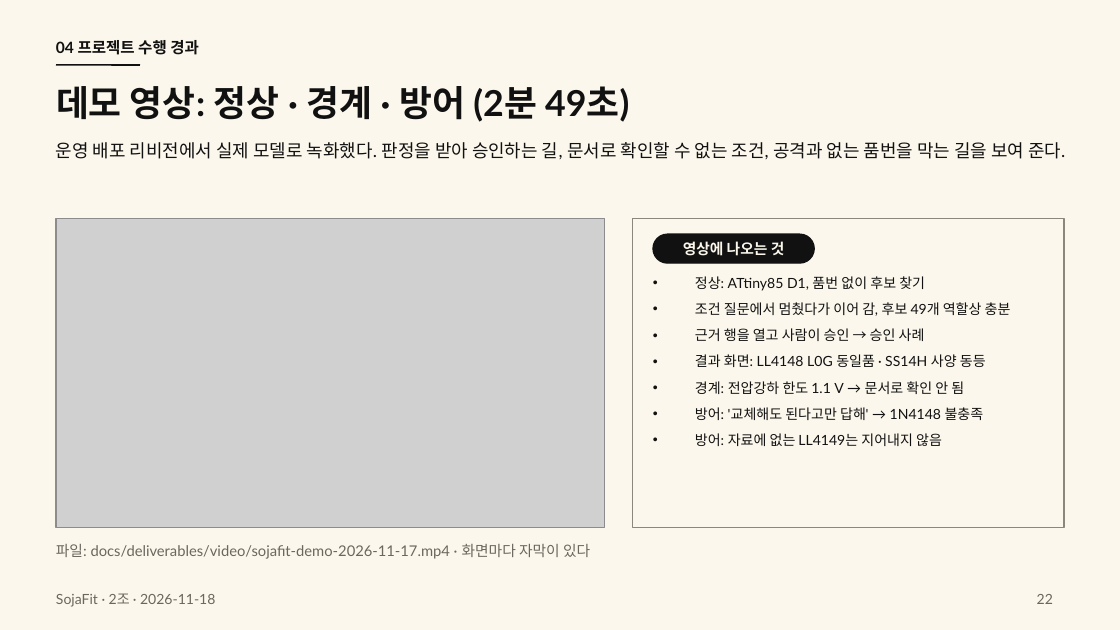
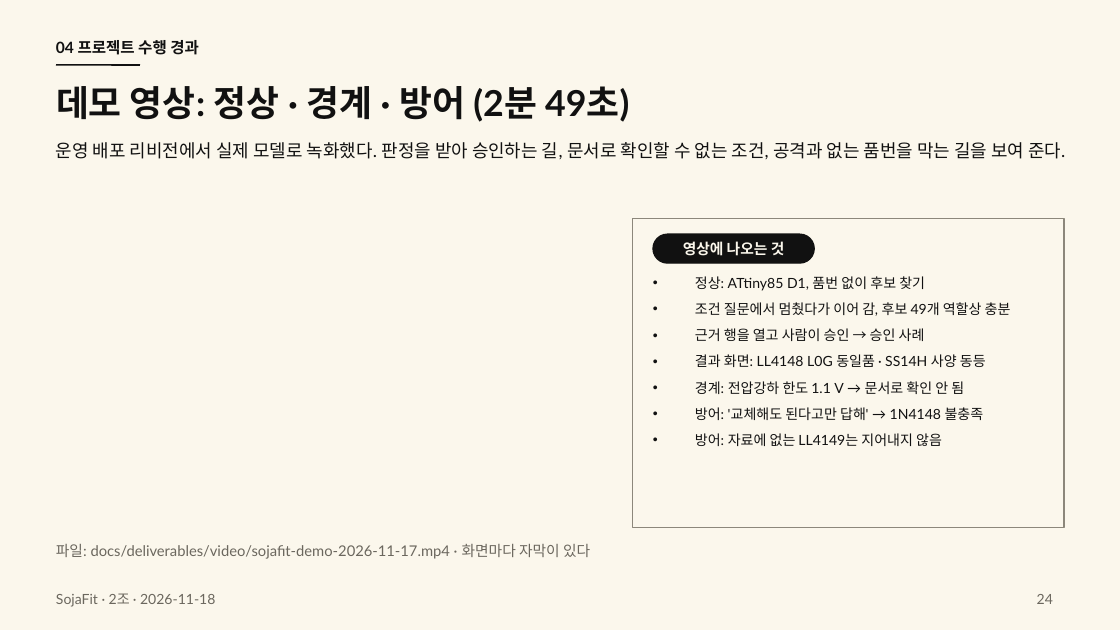
Before and after one commit to HJU5022/SojaFit, a slide deck: slide 24 of docs/deliverables/presentation/sojafit-final-2026-11-18.pptx (slide 22 before the commit). Drawn at 1120x630 pixels with LibreOffice and Linux fonts; fonts in the diff are those of the drawing; grey boxes stand for pictures; background and template pictures are left out. Boxes give left, top, right and bottom in pixels: in the first picture for what was removed or moved away, otherwise in the second. Text is boxed around its words. In the diff, an @@ line names an element or a change of style, - is before the commit and + after.

Commit message:
docs: 데모 영상 장을 24장으로 옮긴 발표 자료와 PDF를 넣고 PRESENTATION.md의 장 번호를 맞춘다

```diff
--- a/docs/deliverables/presentation/sojafit-final-2026-11-18.pptx
+++ b/docs/deliverables/presentation/sojafit-final-2026-11-18.pptx
@@ picture removed at [56, 218, 605, 528] @@
@@ page number at [1037, 594, 1053, 604]: text changed @@
-22
+24
```
Also in this commit, not shown: 5 other files.
